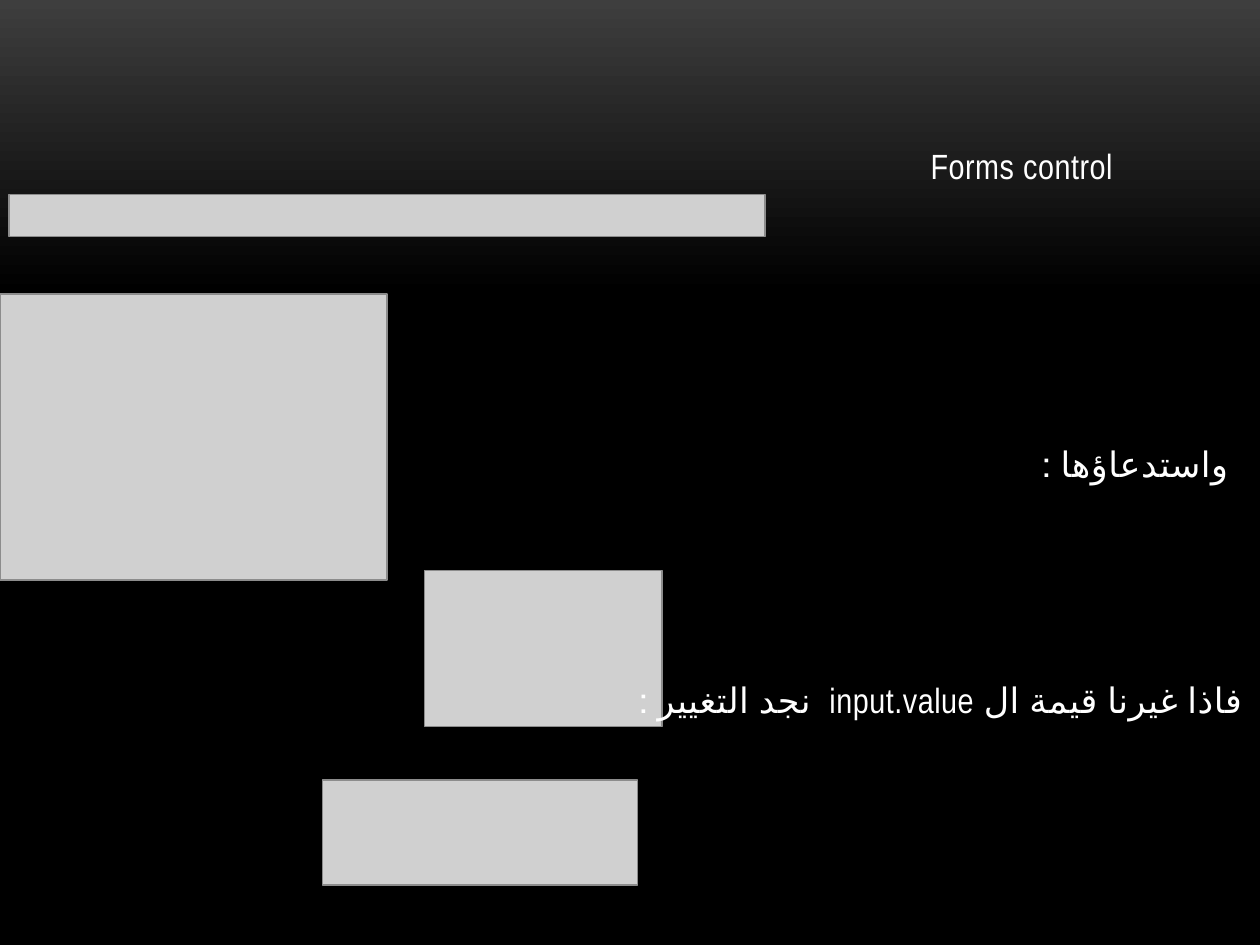
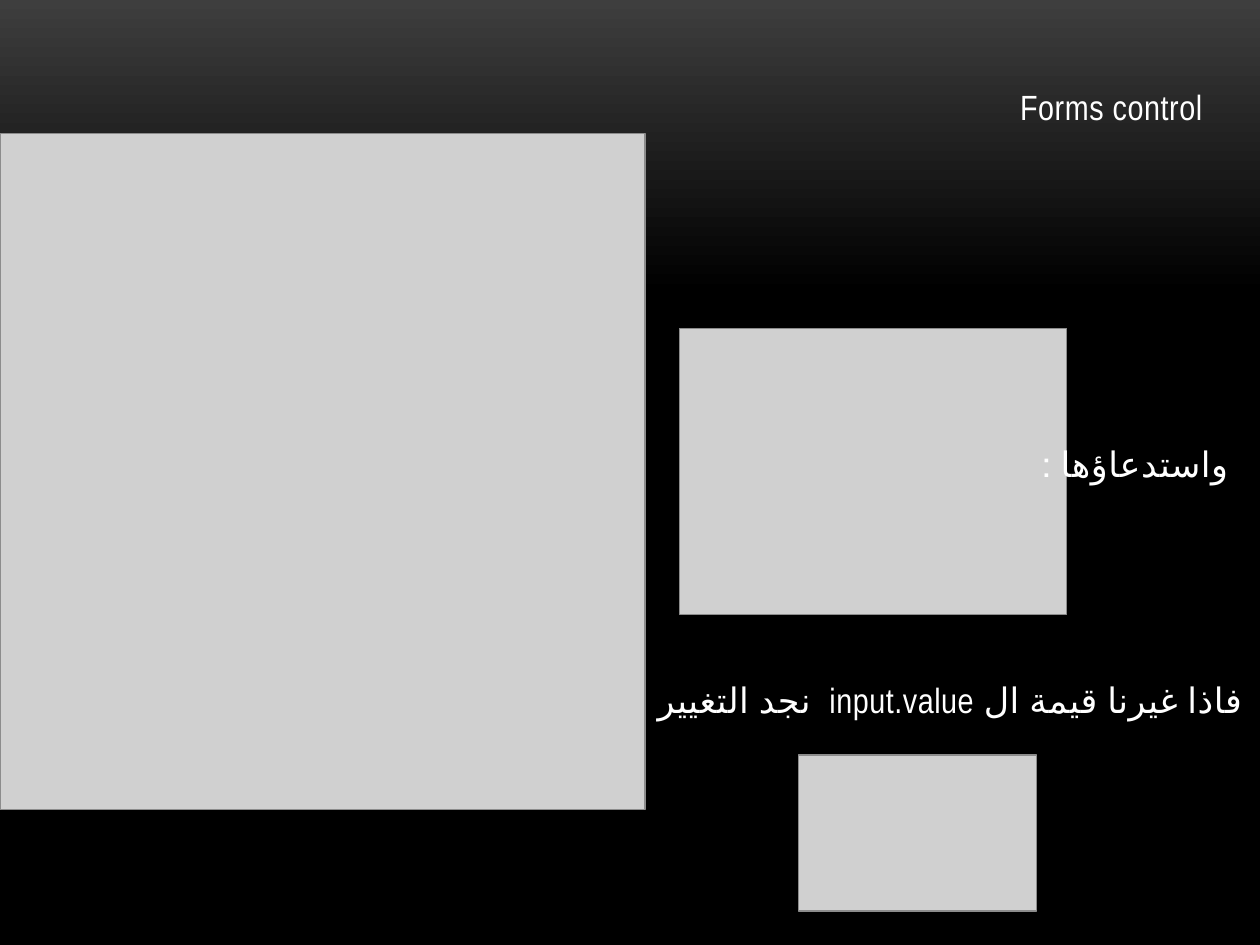
Before and after one commit to fadelRAlmasri/Market, a slide deck: slide 36 of alirstom.pptx. Drawn at 1260x945 pixels with LibreOffice and Linux fonts; fonts in the diff are those of the drawing; grey boxes stand for pictures; background and template pictures are left out. Boxes give left, top, right and bottom in pixels: in the first picture for what was removed or moved away, otherwise in the second. Text is boxed around its words. In the diff, an @@ line names an element or a change of style, - is before the commit and + after.

Commit message:
ali

```diff
--- a/alirstom.pptx
+++ b/alirstom.pptx
@@ text "Forms control": place and size @@
-text "Forms control" at (931,153,1112,180)
+text "Forms control" at (1020,94,1202,121)
@@ picture added at (0,134,645,809) @@
@@ picture removed at (9,195,765,237) @@
@@ picture: place and size @@
-picture at (0,294,387,580)
+picture at (679,329,1066,615)
@@ picture: place and size @@
-picture at (425,571,663,727)
+picture at (799,755,1037,911)
@@ picture removed at (323,780,638,885) @@
```
Also in this commit, not shown: 3 other slides changed.
